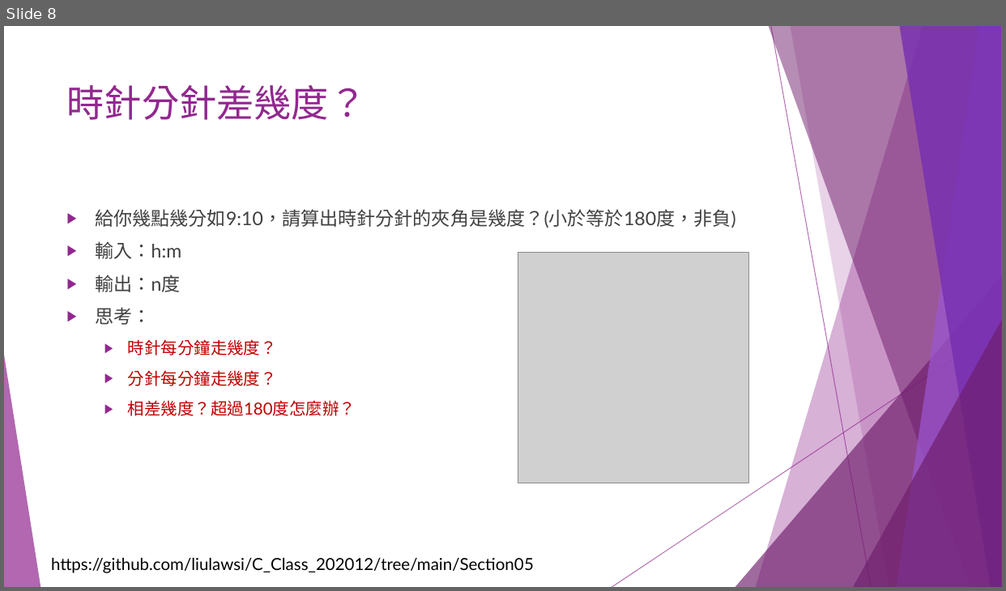
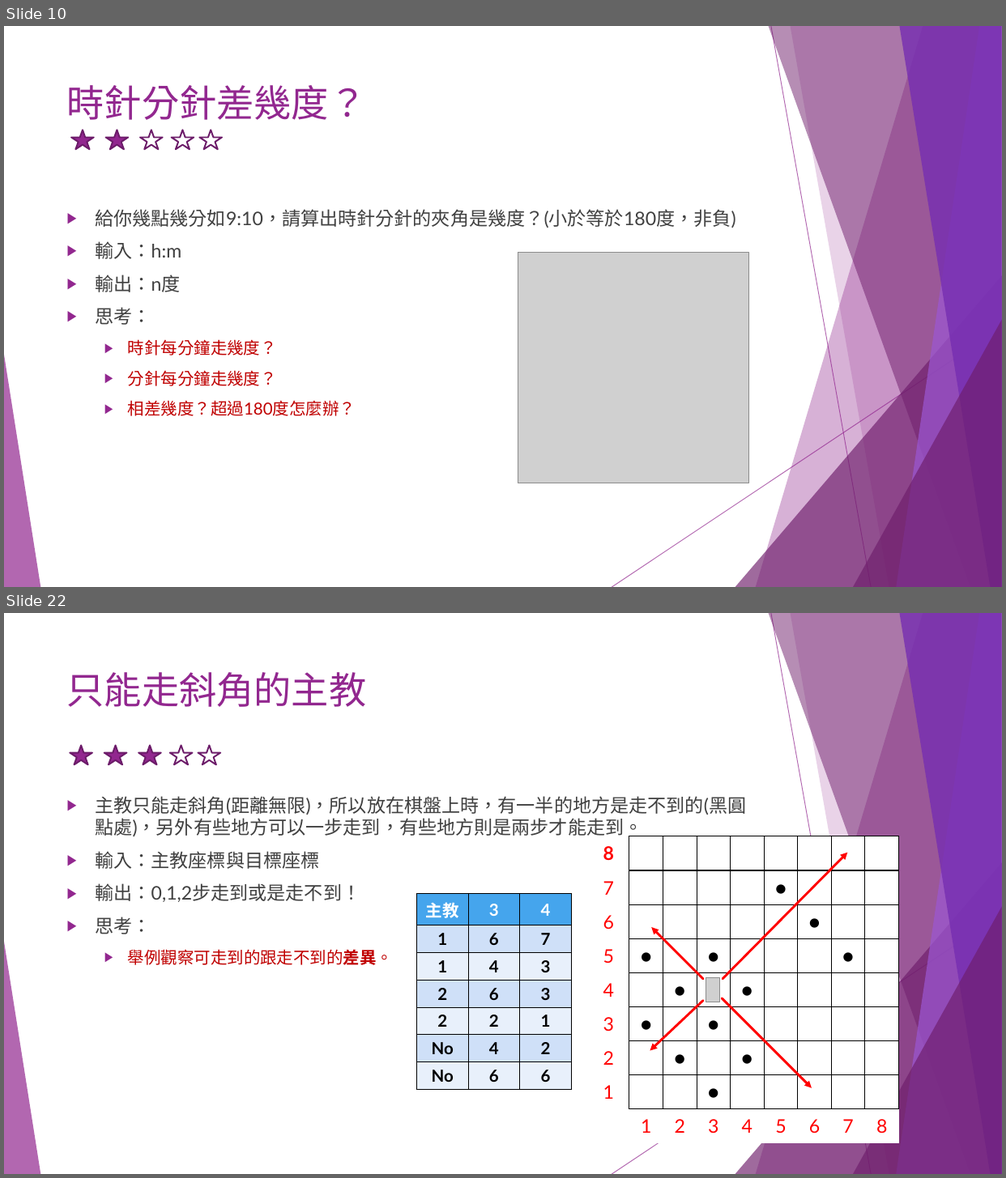
Before and after one commit to liulawsi/My_PPTs, a slide deck: CHING JIAN/C_Class/A1_邏輯思考訓練題.pptx. Shown one above the other, each under a label of ours: slide 8 before the commit, slides 10 and 22 after it; the slides between them are not shown. The pictures are 1006x591 and 1006x1178 pixels, drawn with LibreOffice and Linux fonts; fonts in the diff are those of the drawing; grey boxes stand for pictures. Boxes give left, top, right and bottom in pixels: in the first picture for what was removed or moved away, otherwise in the second. Text is boxed around its words. In the diff, an @@ line names an element or a change of style, - is before the commit and + after.

```diff
--- a/CHING JIAN/C_Class/A1_邏輯思考訓練題.pptx
+++ b/CHING JIAN/C_Class/A1_邏輯思考訓練題.pptx
@@ slide 22 added at bbox=[4, 613, 1002, 1174], background #FFFFFF; not listed: 10 template elements that a slide beside it also shows @@
@@ title added at bbox=[67, 672, 367, 707], 36 pt, text #92278F @@
+只能走斜角的主教
@@ star added at bbox=[70, 746, 92, 765], fill #92278F, outline #6C1D6A 1.5 pt @@
@@ star added at bbox=[104, 746, 127, 765], fill #92278F, outline #6C1D6A 1.5 pt @@
@@ star added at bbox=[138, 746, 161, 765], fill #92278F, outline #6C1D6A 1.5 pt @@
@@ star added at bbox=[170, 746, 193, 765], outline #6C1D6A 1.5 pt @@
@@ star added at bbox=[198, 746, 220, 765], outline #6C1D6A 1.5 pt @@
@@ text added at bbox=[95, 796, 746, 965], 18 pt, text #404040 @@
+▶ 主教只能走斜角(距離無限)，所以放在棋盤上時，有一半的地方是走不到的(黑圓點處)，另外有些地方可以一步走到，有些地方則是兩步才能走到。
+▶ 輸入：主教座標與目標座標
+▶ 輸出：0,1,2步走到或是走不到！
+▶ 思考：
+  ▶ 舉例觀察可走到的跟走不到的差異。
@@ table added at bbox=[595, 837, 898, 1144], 9 rows, 9 columns @@
+8 |  |  |  |  |  |  |  | 
+7 |  |  |  |  | ● |  |  | 
+6 |  |  |  |  |  | ● |  | 
+5 | ● |  | ● |  |  |  | ● | 
+4 |  | ● |  | ● |  |  |  | 
+3 | ● |  | ● |  |  |  |  | 
+2 |  | ● |  | ● |  |  |  | 
+1 |  |  | ● |  |  |  |  | 
+ | 1 | 2 | 3 | 4 | 5 | 6 | 7 | 8
@@ arrow added from (722, 979) to (848, 853), #FF0000 2.25 pt @@
@@ table added at bbox=[416, 894, 572, 1086], 7 rows, 3 columns @@
+主教 | 3 | 4
+1 | 6 | 7
+1 | 4 | 3
+2 | 6 | 3
+2 | 2 | 1
+No | 4 | 2
+No | 6 | 6
@@ arrow added from (703, 979) to (651, 927), #FF0000 2.25 pt @@
@@ arrow added from (703, 1001) to (650, 1051), #FF0000 2.25 pt @@
@@ picture added at bbox=[706, 977, 720, 1003] @@
@@ arrow added from (722, 999) to (812, 1088), #FF0000 2.25 pt @@
@@ what was slide 8 is now slide 10 @@
@@ slide 10 changed as well @@
@@ star added at bbox=[71, 130, 94, 149], fill #92278F, outline #6C1D6A 1.5 pt @@
@@ star added at bbox=[106, 130, 128, 149], fill #92278F, outline #6C1D6A 1.5 pt @@
@@ star added at bbox=[140, 130, 163, 149], outline #6C1D6A 1.5 pt @@
@@ star added at bbox=[172, 130, 194, 149], outline #6C1D6A 1.5 pt @@
@@ star added at bbox=[199, 130, 222, 149], outline #6C1D6A 1.5 pt @@
@@ text removed at bbox=[51, 558, 534, 574] @@
-https://github.com/liulawsi/C_Class_202012/tree/main/Section05
```
Also in this commit, not shown: 7 other slides changed, 25 other slides added.
